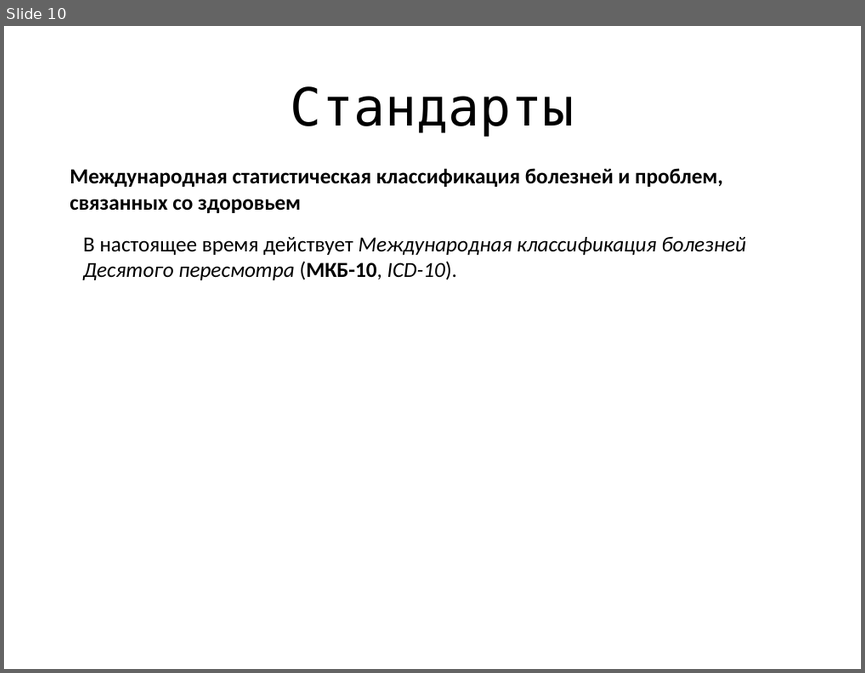
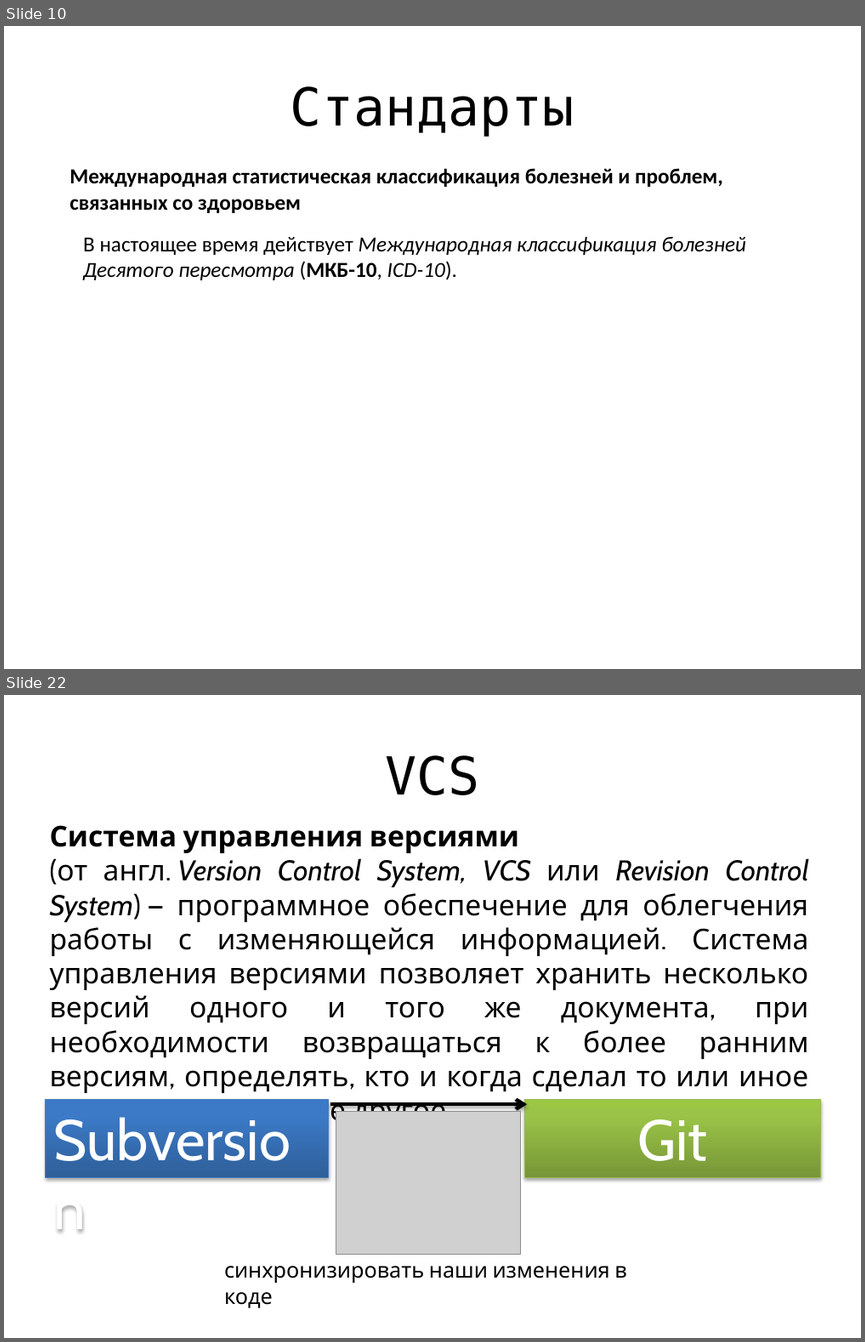
Before and after one commit to jpedraza/Health, a slide deck: Presentation/main.pptx. Shown one above the other, each under a label of ours: slide 10 before the commit, slides 10 and 22 after it; the slides between them are not shown. The pictures are 865x673 and 865x1342 pixels, drawn with LibreOffice and Linux fonts; fonts in the diff are those of the drawing; grey boxes stand for pictures. Boxes give left, top, right and bottom in pixels: in the first picture for what was removed or moved away, otherwise in the second. Text is boxed around its words. In the diff, an @@ line names an element or a change of style, - is before the commit and + after.

```diff
--- a/Presentation/main.pptx
+++ b/Presentation/main.pptx
@@ slide 22 added at [4, 695, 861, 1338], background #FFFFFF @@
@@ title added at [385, 755, 479, 795], 44 pt, text #000000 @@
+VCS
@@ text added at [50, 825, 809, 1111], 24 pt, text #000000 @@
+Система управления версиями
+(от англ. Version Control System, VCS или Revision Control System) — программное обеспечение для облегчения работы с изменяющейся информацией. Система управления версиями позволяет хранить несколько версий одного и того же документа, при необходимости возвращаться к более ранним версиям, определять, кто и когда сделал то или иное изменение, и многое другое.
@@ rectangle added at [46, 1100, 329, 1178], fill gradient #2F5F99 to #3D7CC7 to #3A7CCB, outline #4B7EBC 0.75 pt, 48 pt, text #FFFFFF @@
+Subversion
@@ rectangle added at [525, 1100, 821, 1178], fill gradient #779737 to #9BC348 to #9DC746, outline #98B955 0.75 pt, 48 pt, text #FFFFFF @@
+Git
@@ arrow added from (330, 1104) to (527, 1104), #000000 3 pt @@
@@ picture added at [336, 1111, 520, 1254] @@
@@ text added at [224, 1265, 627, 1308], 18 pt, text #000000 @@
+синхронизировать наши изменения в коде
```
Also in this commit, not shown: 3 slides changed, 11 other slides added, 1 slide removed.
